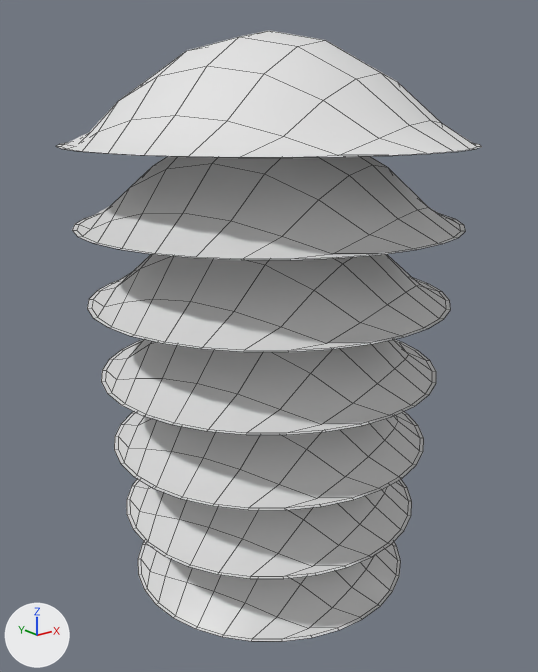
The FBX model SandBottleArt/SandBottleArt/Assets/Sand Art_Game/_Models/SandFill_BlendShapes.fbx as it was, and as the next commit left it.
Rendered twice from a camera (50 mm lens) standing at (-3.8, -4.74, 1.38) and looking at (-0.03, -0.03, -0.51). Arrows for +X, +Y and +Z are at lower left; the lights stay in place. Mesh edges are drawn as thin lines. Where no turn or scale is listed for an object, it has been applied to the vertices.

Objects in the first picture: 'Fill01_BS', 'Fill02_BS', 'Fill03_BS', 'Fill04_BS', 'Fill05_BS', 'Fill06_BS', 'Fill07_BS'.
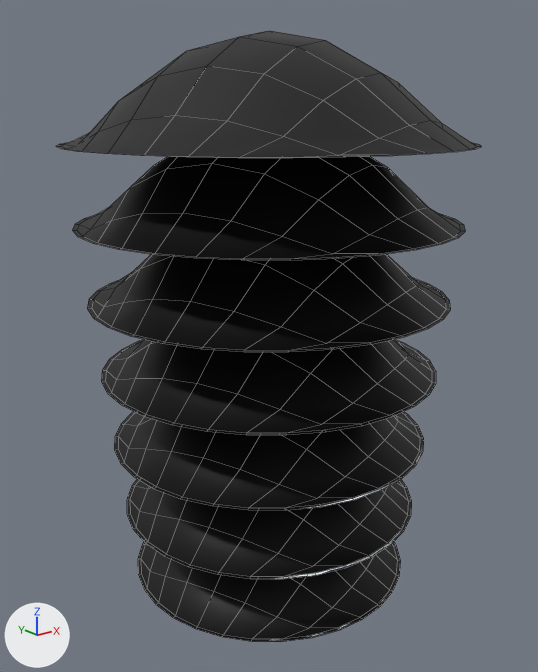
Diff of the bpy script that builds the scene:
```diff
--- a/SandBottleArt/SandBottleArt/Assets/Sand Art_Game/_Models/SandFill_BlendShapes.fbx.py
+++ b/SandBottleArt/SandBottleArt/Assets/Sand Art_Game/_Models/SandFill_BlendShapes.fbx.py
@@ img_camel_png @@
+img_camel_png = load_image('Camel.png', '../_Textures/Camel.png', 1024, 1024, 'sRGB')
@@ mat_strips @@
+mat_strips = principled_material('Strips')
+mat_strips.texture = img_camel_png
@@ me_cylinder_034 @@
 me_cylinder_034.from_pydata(...)  # 113 vertices, 96 faces; spans x -1.49..1.49, y -1.49..1.49, z 0.0..0.76
 # used by ob_fill05_bs; location = (0.0, 0.0, -0.17)
+# me_cylinder_034 part 2: vertex colours changed
+me_cylinder_034.materials.append(mat_strips)  # picture img_camel_png
@@ me_cylinder_037 @@
 me_cylinder_037.from_pydata(...)  # 113 vertices, 96 faces; spans x -1.62..1.62, y -1.62..1.62, z 0.0..0.83
 # used by ob_fill07_bs; location = (0.0, 0.0, 1.07)
+# me_cylinder_037 part 5: vertex colours changed
+me_cylinder_037.materials.append(mat_strips)  # picture img_camel_png
@@ me_cylinder_031 @@
 me_cylinder_031.from_pydata(...)  # 113 vertices, 96 faces; spans x -1.42..1.42, y -1.42..1.42, z 0.0..0.72
 # used by ob_fill04_bs; location = (0.0, 0.0, -0.79)
+# me_cylinder_031 part 1: vertex colours changed
+me_cylinder_031.materials.append(mat_strips)  # picture img_camel_png
@@ me_cylinder_041 @@
 me_cylinder_041.from_pydata(...)  # 113 vertices, 96 faces; spans x -1.35..1.35, y -1.35..1.35, z 0.0..0.69
 # used by ob_fill03_bs; location = (0.0, 0.0, -1.41)
+# me_cylinder_041 part 3: vertex colours changed
+me_cylinder_041.materials.append(mat_strips)  # picture img_camel_png
@@ me_cylinder_035 @@
 me_cylinder_035.from_pydata(...)  # 113 vertices, 96 faces; spans x -1.55..1.55, y -1.55..1.55, z 0.0..0.79
 # used by ob_fill06_bs; location = (0.0, 0.0, 0.45)
+# me_cylinder_035 part 4: vertex colours changed
+me_cylinder_035.materials.append(mat_strips)  # picture img_camel_png
@@ me_cylinder_040 @@
 me_cylinder_040.from_pydata(...)  # 113 vertices, 96 faces; spans x -1.28..1.28, y -1.28..1.28, z 0.0..0.65
+me_cylinder_040.materials.append(mat_strips)  # picture img_camel_png
@@ me_cylinder_012 @@
 me_cylinder_012.from_pydata(...)  # 113 vertices, 96 faces; spans x -1.22..1.22, y -1.22..1.22, z 0.0..0.62
+me_cylinder_012.materials.append(mat_strips)  # picture img_camel_png
```

What differs and where, as boxes [x1, y1, x2, y2] in the pictures (538 x 672 px):
'Fill07_BS', recoloured (white to black): [56, 30, 482, 158] in both
'Fill06_BS', recoloured (grey to black): [72, 156, 466, 260] in both
'Fill05_BS', recoloured (grey to black): [87, 254, 451, 352] in both
'Fill04_BS', recoloured (grey to black): [101, 339, 436, 435] in both
'Fill03_BS', recoloured (grey to black): [114, 412, 424, 510] in both
'Fill02_BS', recoloured (grey to black): [127, 479, 412, 579] in both
'Fill01_BS', recoloured (white to black): [138, 542, 401, 642] in both
